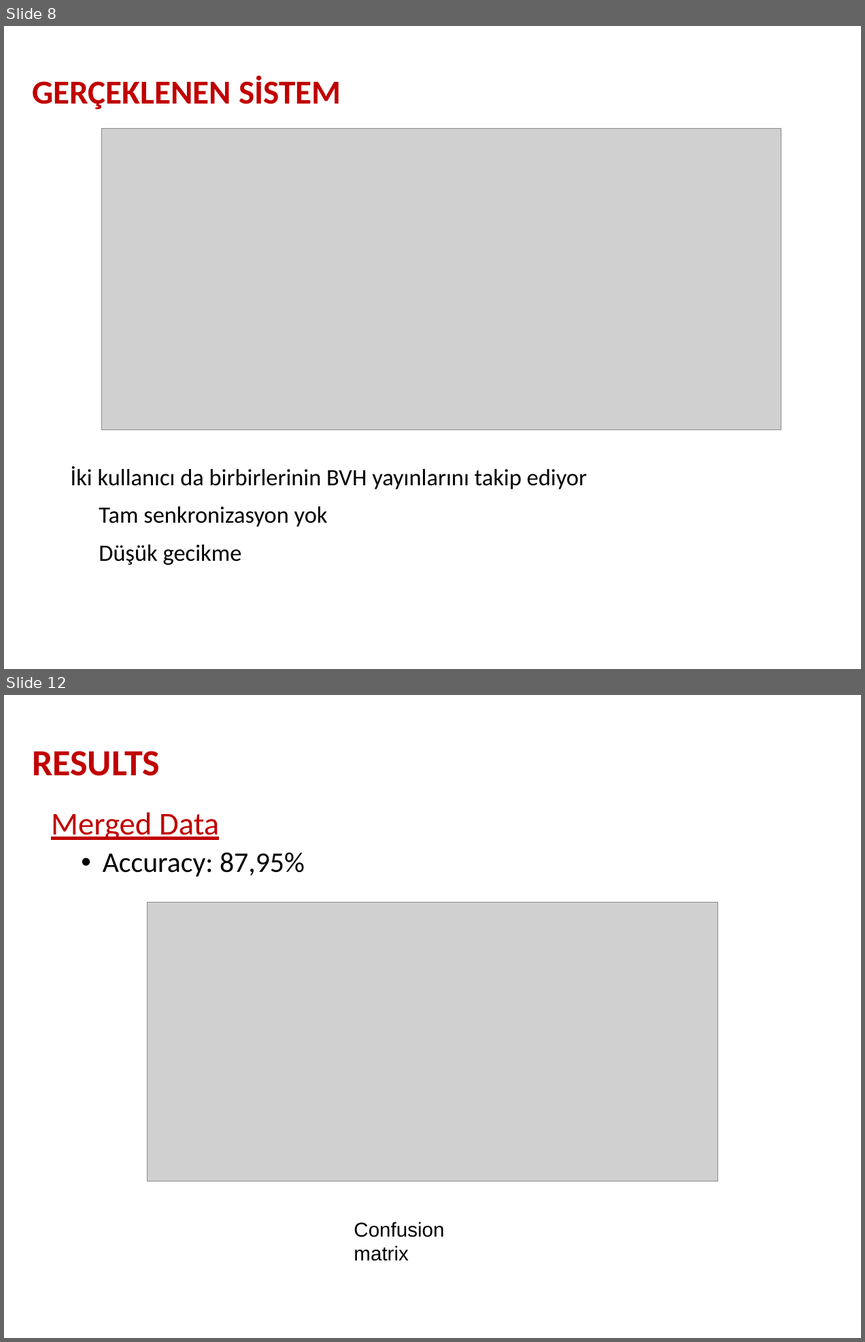
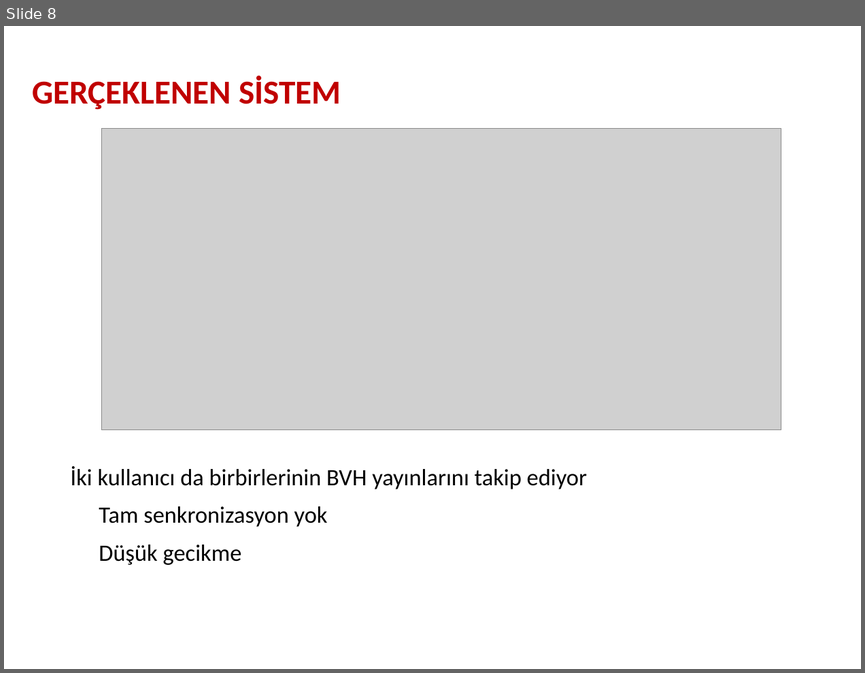
Before and after one commit to umutyazgan/unity-network-mocap, a slide deck: sunum.odp. Shown one above the other, each under a label of ours: slides 8 and 12 before the commit, slide 8 after it; the slides between them are not shown. The pictures are 865x1342 and 865x673 pixels, drawn with LibreOffice and Linux fonts; fonts in the diff are those of the drawing; grey boxes stand for pictures; background and template pictures are left out. Boxes give left, top, right and bottom in pixels: in the first picture for what was removed or moved away, otherwise in the second. Text is boxed around its words. In the diff, an @@ line names an element or a change of style, - is before the commit and + after.

```diff
--- a/sunum.odp
+++ b/sunum.odp
@@ slide 12 removed at (x1=4, y1=695, x2=861, y2=1338), background picture (left out) @@
@@ text removed at (x1=32, y1=751, x2=160, y2=776) @@
-RESULTS
@@ text removed at (x1=51, y1=812, x2=305, y2=877) @@
-Merged Data
-  • Accuracy: 87,95%
@@ picture removed at (x1=147, y1=902, x2=718, y2=1181) @@
@@ text removed at (x1=354, y1=1221, x2=444, y2=1261) @@
-Confusion matrix
```
Also in this commit, not shown: 5 slides changed, 5 slides added, 4 other slides removed.
